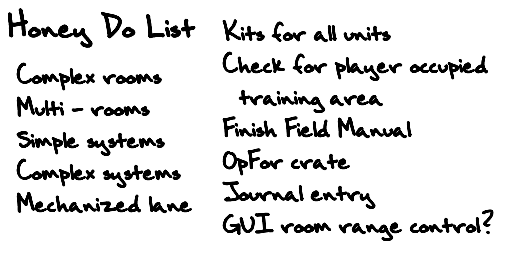
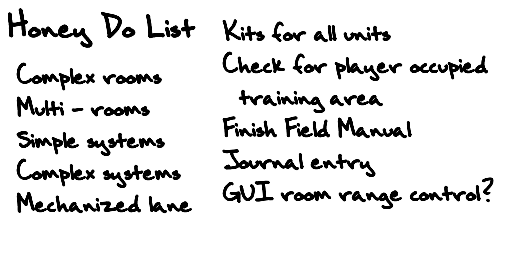
Layers edited between the first and the second 512x256 image:
painted on "Kits for all units ..." over box(222, 148, 494, 241)
